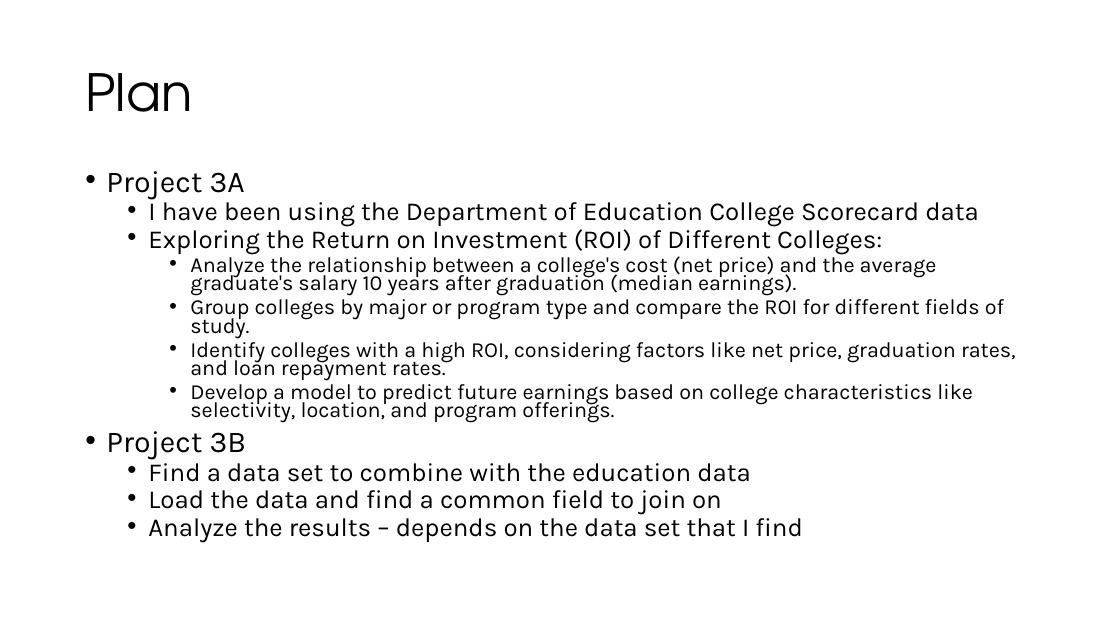
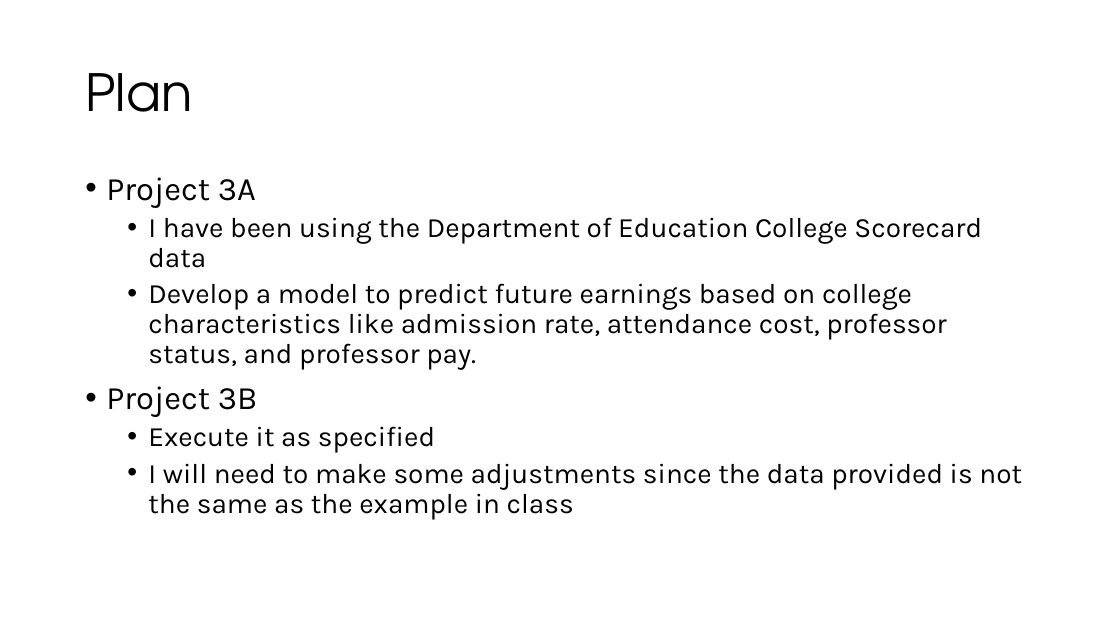
Before and after one commit to OwlSaver/GWU, a slide deck: slide 2 of SEAS 8515/Project 3/SEAS8515_PROJECT3_Wacey.pptx. Drawn at 1120x630 pixels with LibreOffice and Linux fonts; fonts in the diff are those of the drawing. Boxes give left, top, right and bottom in pixels: in the first picture for what was removed or moved away, otherwise in the second. Text is boxed around its words. In the diff, an @@ line names an element or a change of style, - is before the commit and + after.

```diff
--- a/SEAS 8515/Project 3/SEAS8515_PROJECT3_Wacey.pptx
+++ b/SEAS 8515/Project 3/SEAS8515_PROJECT3_Wacey.pptx
@@ text at <box>106,177,982,417</box>: size 25.9 to 28 pt in "Project 3A", "Project 3B"; size 22.2 to 24 pt in "I have been using the Department of ..."; line spacing 0.7 to 0.9 @@
@@ text at <box>148,283,947,370</box>: text changed; size 18.5 to 24 pt @@
-  • Exploring the Return on Investment (ROI) of Different Colleges:
-    • Analyze the relationship between a college's cost (net price) and the average graduate's salary 10 years after graduation (median earnings).
-    • Group colleges by major or program type and compare the ROI for different fields of study.
-    • Identify colleges with a high ROI, considering factors like net price, graduation rates, and loan repayment rates.
-    • Develop a model to predict future earnings based on college characteristics like selectivity, location, and program offerings.
+  • Develop a model to predict future earnings based on college characteristics like admission rate, attendance cost, professor status, and professor pay.
@@ text at <box>148,426,1022,519</box>: text changed; size 22.2 to 24 pt @@
-  • Find a data set to combine with the education data
-  • Load the data and find a common field to join on
-  • Analyze the results – depends on the data set that I find
+  • Execute it as specified
+  • I will need to make some adjustments since the data provided is not the same as the example in class
```
Also in this commit, not shown: 3 other slides changed, 3 slides added, 1 slide removed, 11 other files.
